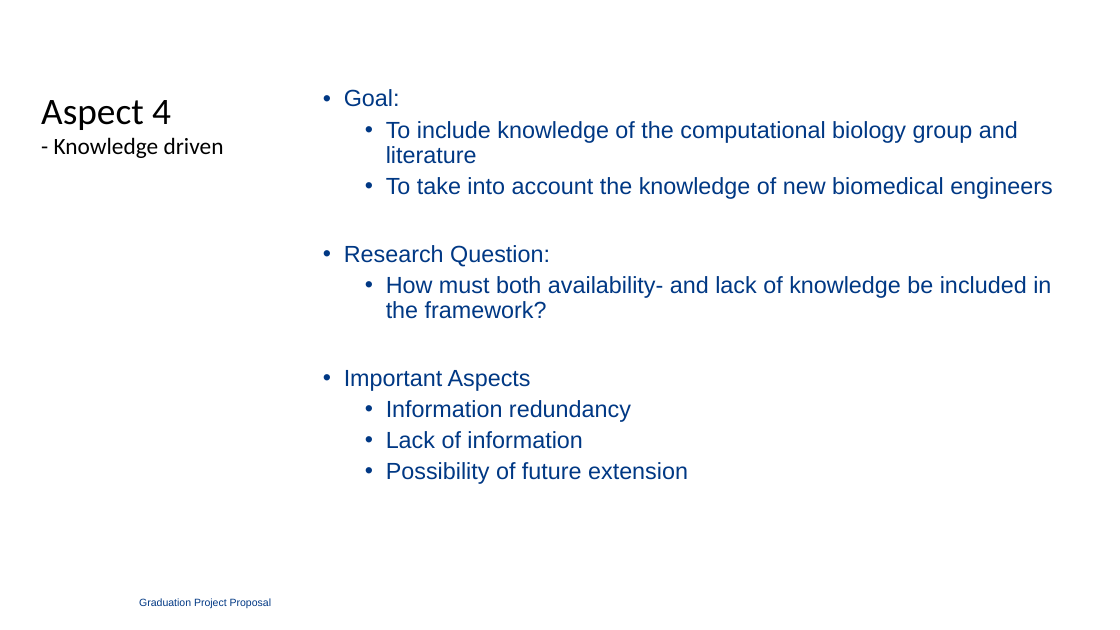
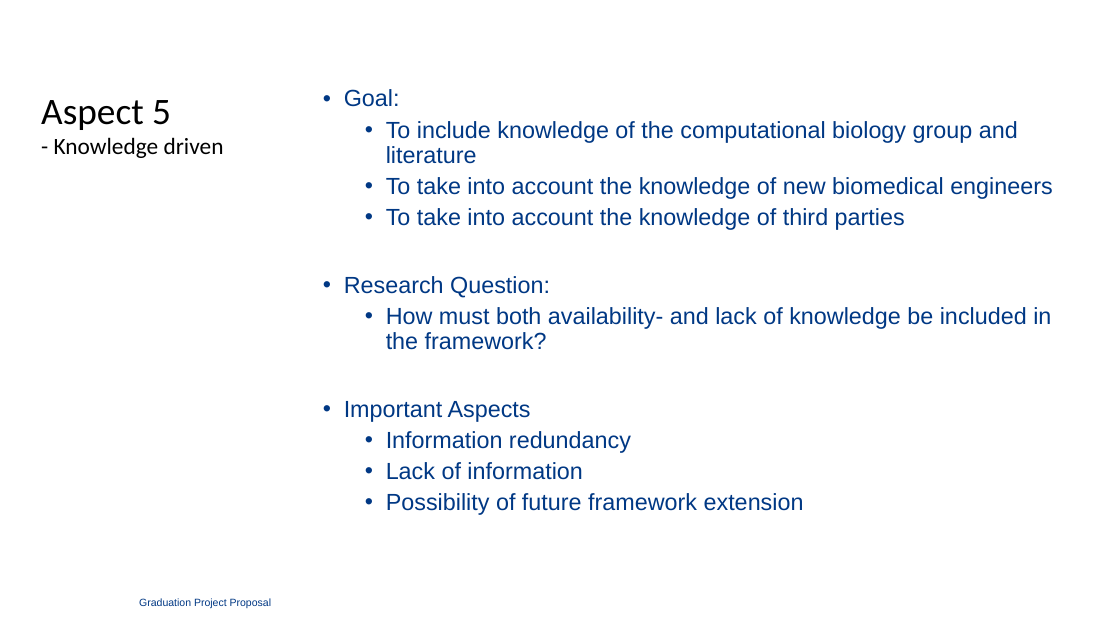
Before and after one commit to TimBeishuizen/GraduationFilesGithub, a slide deck: slide 22 of Meetings/A Computational Biology Framework.ppt (slide 21 before the commit). Drawn at 1120x630 pixels with LibreOffice and Linux fonts; fonts in the diff are those of the drawing; background and template pictures are left out. Boxes give left, top, right and bottom in pixels: in the first picture for what was removed or moved away, otherwise in the second. Text is boxed around its words. In the diff, an @@ line names an element or a change of style, - is before the commit and + after.

```diff
--- a/Meetings/A Computational Biology Framework.ppt
+++ b/Meetings/A Computational Biology Framework.ppt
@@ text at [41, 100, 171, 130]: text changed @@
-Aspect 4
+Aspect 5
@@ text at [386, 208, 905, 230]: paragraph added @@
+  • To take into account the knowledge of third parties
@@ text at [386, 493, 804, 515]: text changed @@
-  • Possibility of future extension
+  • Possibility of future framework extension
```
Also in this commit, not shown: 8 other slides changed, 2 slides added, 10 other files.
